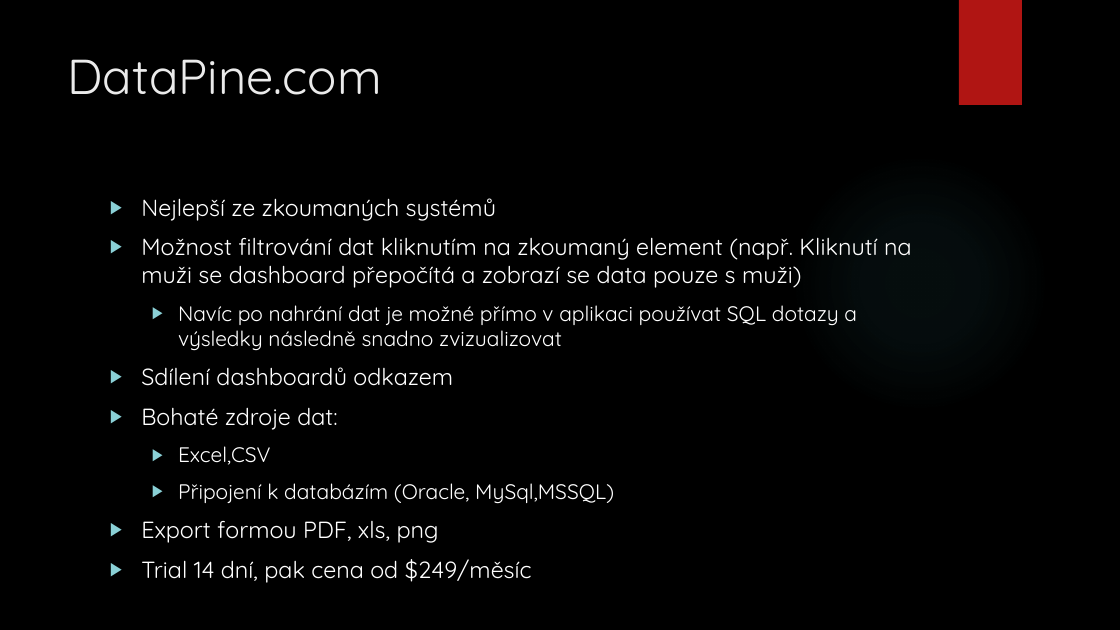
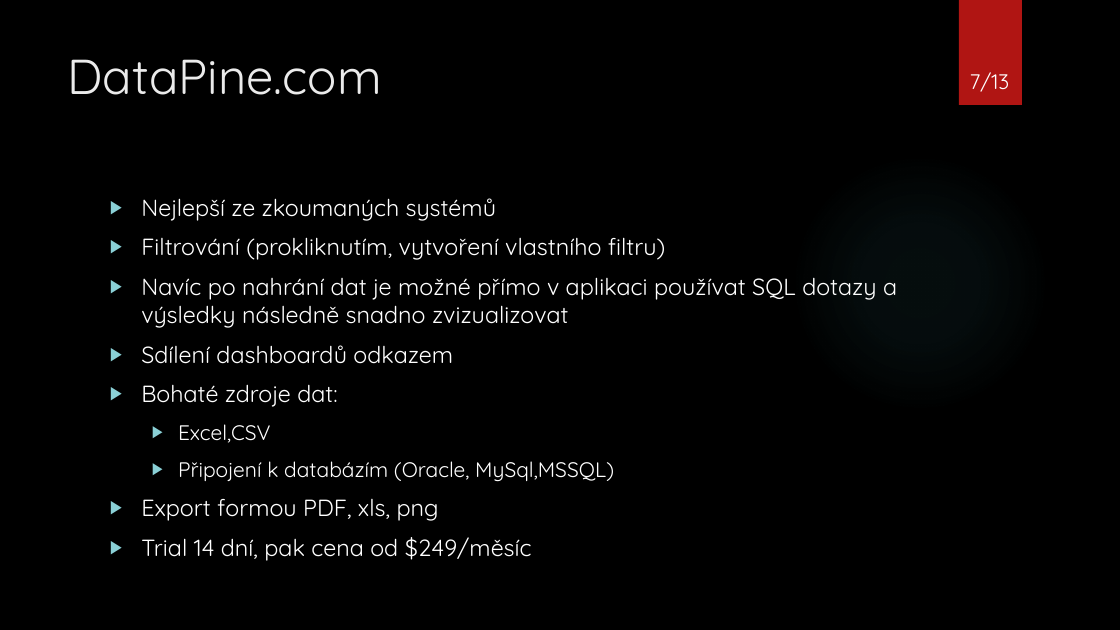
Before and after one commit to topiker/skola, a slide deck: slide 7 of DMB2/Webové dashboard technologie.pptx. Drawn at 1120x630 pixels with LibreOffice and Linux fonts; fonts in the diff are those of the drawing; background and template pictures are left out. Boxes give left, top, right and bottom in pixels: in the first picture for what was removed or moved away, otherwise in the second. Text is boxed around its words. In the diff, an @@ line names an element or a change of style, - is before the commit and + after.

```diff
--- a/DMB2/Webové dashboard technologie.pptx
+++ b/DMB2/Webové dashboard technologie.pptx
@@ page number added at (970,72,1010,92), 18 pt, text #FFFFFF @@
+7/13
@@ text at (141,237,665,260): text changed @@
-▶ Možnost filtrování dat kliknutím na zkoumaný element (např. Kliknutí na muži se dashboard přepočítá a zobrazí se data pouze s muži)
+▶ Filtrování (prokliknutím, vytvoření vlastního filtru)
@@ text at (141,277,897,328): size 18 to 20 pt in "Navíc po nahrání dat je možné přímo ..."; list level 2 to 1 in "Navíc po nahrání dat je ..." @@
```
Also in this commit, not shown: 11 other slides changed, 1 slide added, 5 other files.
